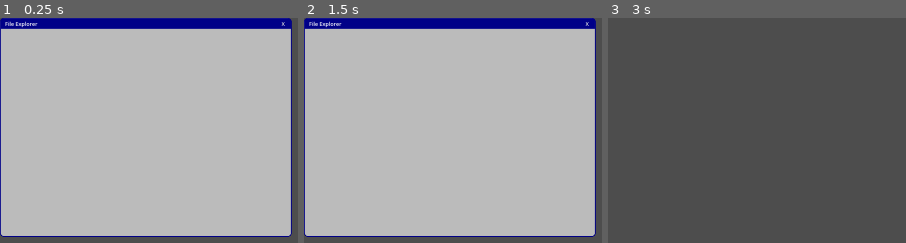
Above: before the commit, frames 1-3 (left to right).
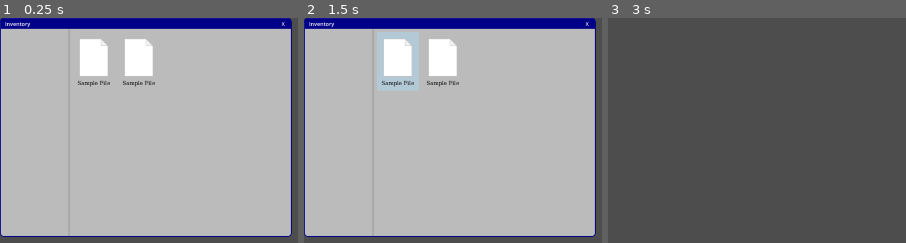
Above: after the commit, the same moments.

Repository: Wong-Kai-Lun/gamified-cybersecurity-awareness-training
Game: Godot game, scene res://game/main_game/programs/inventory/inventory.tscn
Two runs of this game, one before a commit and one after it. Both use one fixed random seed, a clock stepped at 60 frames per second and the inputs below. This scene is started directly instead of the project's main scene.
Inputs (mouse positions are in pixels of both pictures, inside the frame that each line leads up to):
- Up to frame 1 (0.25 s): no input
- Up to frame 2 (1.5 s): click (396, 60) at 0.52 s; click (396, 60) at 1.27 s
- Up to frame 3 (3 s): click (700, 60) at 2.02 s; click "X" at 2.75 s

The runs differ from the first frame. In frame 1, 3.4% of the frame differs, in the area x 2-53%, y 1-31%; in frame 2, 5.2%, in the area x 2-53%, y 1-32%; in frame 3, nothing differs.

Commit message:
Progress on Inventory

Diff:
--- a/godot/game/main_game/programs/email_client/email_client.gd
+++ b/godot/game/main_game/programs/email_client/email_client.gd
@@ -43,17 +43,14 @@
 # a reported email has everything inside it disabled
 func _on_email_selected(email_data: EmailData) -> void:
 	for child in email_body_container.get_children():
-		if child.has_method("hide"):
-			child.hide()
+		child.hide()
 
 	var email_type = email_data.email_type
 	# instantiate base, inbound and outbound once, just call setup when change
 	match email_type:
 		"message":
 			base_email_body_obj.setup(email_data)
-			print("Base Email Setup Called")
 			base_email_body_obj.show()
 		"download":
 			inbound_email_body_obj.setup(email_data)
-			print("Inbound Email Setup Called")
 			inbound_email_body_obj.show()
--- a/godot/game/main_game/programs/email_client/inbound/inbound_file_container.tscn
+++ b/godot/game/main_game/programs/email_client/inbound/inbound_file_container.tscn
@@ -1,6 +1,6 @@
 [gd_scene load_steps=2 format=3 uid="uid://bgmb6acobtvn1"]
 
-[ext_resource type="PackedScene" uid="uid://c2nqg7wkytt1g" path="res://game/main_game/programs/common/file.tscn" id="1_2uhmb"]
+[ext_resource type="PackedScene" uid="uid://c2nqg7wkytt1g" path="res://game/main_game/programs/inventory/file_inventory.tscn" id="1_2uhmb"]
 
 [node name="InboundFileContainer" type="Control"]
 custom_minimum_size = Vector2(0, 140)
--- a/godot/game/main_game/programs/common/file.tscn
+++ b/godot/game/main_game/programs/inventory/file_inventory.tscn
@@ -1,6 +1,6 @@
 [gd_scene load_steps=8 format=3 uid="uid://c2nqg7wkytt1g"]
 
-[ext_resource type="Texture2D" uid="uid://0sxhrordswji" path="res://game/main_game/programs/common/file.png" id="1_5jcd2"]
+[ext_resource type="Texture2D" uid="uid://0sxhrordswji" path="res://img/file.png" id="1_aj87u"]
 
 [sub_resource type="StyleBoxEmpty" id="StyleBoxEmpty_a0upq"]
 
@@ -13,7 +13,7 @@
 [sub_resource type="StyleBoxTexture" id="StyleBoxTexture_cmuuj"]
 
 [sub_resource type="StyleBoxTexture" id="StyleBoxTexture_fkpoo"]
-texture = ExtResource("1_5jcd2")
+texture = ExtResource("1_aj87u")
 
 [sub_resource type="FontFile" id="FontFile_xusbe"]
 subpixel_positioning = 0
@@ -44,6 +44,11 @@
 cache/0/12/0/underline_position = 0.0
 cache/0/12/0/underline_thickness = 0.0
 cache/0/12/0/scale = 1.0
+cache/0/13/0/ascent = 0.0
+cache/0/13/0/descent = 0.0
+cache/0/13/0/underline_position = 0.0
+cache/0/13/0/underline_thickness = 0.0
+cache/0/13/0/scale = 1.0
 
 [node name="File" type="Control"]
 custom_minimum_size = Vector2(100, 140)
@@ -89,11 +94,11 @@
 mouse_filter = 2
 theme_override_styles/panel = SubResource("StyleBoxTexture_fkpoo")
 
-[node name="Label" type="Label" parent="Button/MarginContainer/VBoxContainer"]
+[node name="FileName" type="Label" parent="Button/MarginContainer/VBoxContainer"]
 layout_mode = 2
 theme_override_colors/font_color = Color(0, 0, 0, 1)
 theme_override_fonts/font = SubResource("FontFile_xusbe")
-theme_override_font_sizes/font_size = 12
+theme_override_font_sizes/font_size = 13
 text = "Sample File"
 horizontal_alignment = 1
 vertical_alignment = 1
--- a/godot/game/main_game/programs/inventory/inventory.tscn
+++ b/godot/game/main_game/programs/inventory/inventory.tscn
@@ -1,6 +1,12 @@
-[gd_scene load_steps=2 format=3 uid="uid://bcfq6thcskfvh"]
+[gd_scene load_steps=4 format=3 uid="uid://bcfq6thcskfvh"]
 
 [ext_resource type="PackedScene" uid="uid://2g3m0pmsw2tv" path="res://game/main_game/programs/common/base.tscn" id="1_bgldn"]
+[ext_resource type="PackedScene" uid="uid://c2nqg7wkytt1g" path="res://game/main_game/programs/inventory/file_inventory.tscn" id="2_ueieb"]
+
+[sub_resource type="StyleBoxFlat" id="StyleBoxFlat_6yghm"]
+bg_color = Color(1, 1, 1, 0)
+border_width_right = 3
+border_color = Color(0.6, 0.6, 0.6, 1)
 
 [node name="WindowBase" instance=ExtResource("1_bgldn")]
 custom_minimum_size = Vector2(700, 525)
@@ -15,4 +21,57 @@
 size_flags_vertical = 0
 
 [node name="TitleBar" parent="WindowPanel/Structure" index="0"]
-title = "File Explorer"
+title = "Inventory"
+
+[node name="HBoxContainer" type="HBoxContainer" parent="WindowPanel/Structure/Content" index="0"]
+layout_mode = 1
+anchors_preset = 15
+anchor_right = 1.0
+anchor_bottom = 1.0
+grow_horizontal = 2
+grow_vertical = 2
+theme_override_constants/separation = 0
+
+[node name="PanelContainer" type="PanelContainer" parent="WindowPanel/Structure/Content/HBoxContainer" index="0"]
+layout_mode = 2
+size_flags_horizontal = 3
+theme_override_styles/panel = SubResource("StyleBoxFlat_6yghm")
+
+[node name="MarginContainer" type="MarginContainer" parent="WindowPanel/Structure/Content/HBoxContainer/PanelContainer" index="0"]
+layout_mode = 2
+size_flags_horizontal = 3
+theme_override_constants/margin_left = 8
+theme_override_constants/margin_top = 8
+theme_override_constants/margin_right = 8
+theme_override_constants/margin_bottom = 8
+
+[node name="VBoxContainer" type="VBoxContainer" parent="WindowPanel/Structure/Content/HBoxContainer/PanelContainer/MarginContainer" index="0"]
+layout_mode = 2
+size_flags_horizontal = 3
+
+[node name="ScrollContainer" type="ScrollContainer" parent="WindowPanel/Structure/Content/HBoxContainer" index="1"]
+layout_mode = 2
+size_flags_horizontal = 3
+size_flags_stretch_ratio = 3.2
+
+[node name="MarginContainer" type="MarginContainer" parent="WindowPanel/Structure/Content/HBoxContainer/ScrollContainer" index="0"]
+layout_mode = 2
+size_flags_horizontal = 3
+size_flags_vertical = 3
+theme_override_constants/margin_left = 8
+theme_override_constants/margin_top = 8
+theme_override_constants/margin_right = 8
+theme_override_constants/margin_bottom = 8
+
+[node name="HFlowContainer" type="HFlowContainer" parent="WindowPanel/Structure/Content/HBoxContainer/ScrollContainer/MarginContainer" index="0"]
+layout_mode = 2
+size_flags_horizontal = 3
+size_flags_vertical = 3
+theme_override_constants/h_separation = 8
+theme_override_constants/v_separation = 8
+
+[node name="File" parent="WindowPanel/Structure/Content/HBoxContainer/ScrollContainer/MarginContainer/HFlowContainer" index="0" instance=ExtResource("2_ueieb")]
+layout_mode = 2
+
+[node name="File2" parent="WindowPanel/Structure/Content/HBoxContainer/ScrollContainer/MarginContainer/HFlowContainer" index="1" instance=ExtResource("2_ueieb")]
+layout_mode = 2
